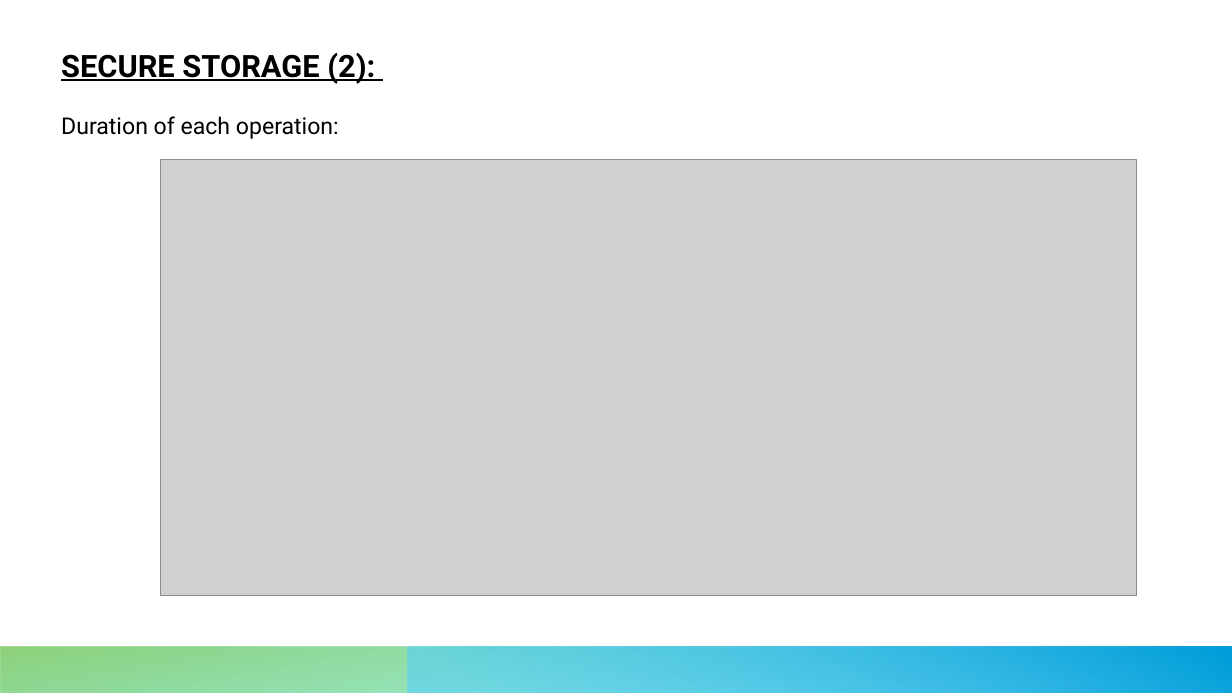
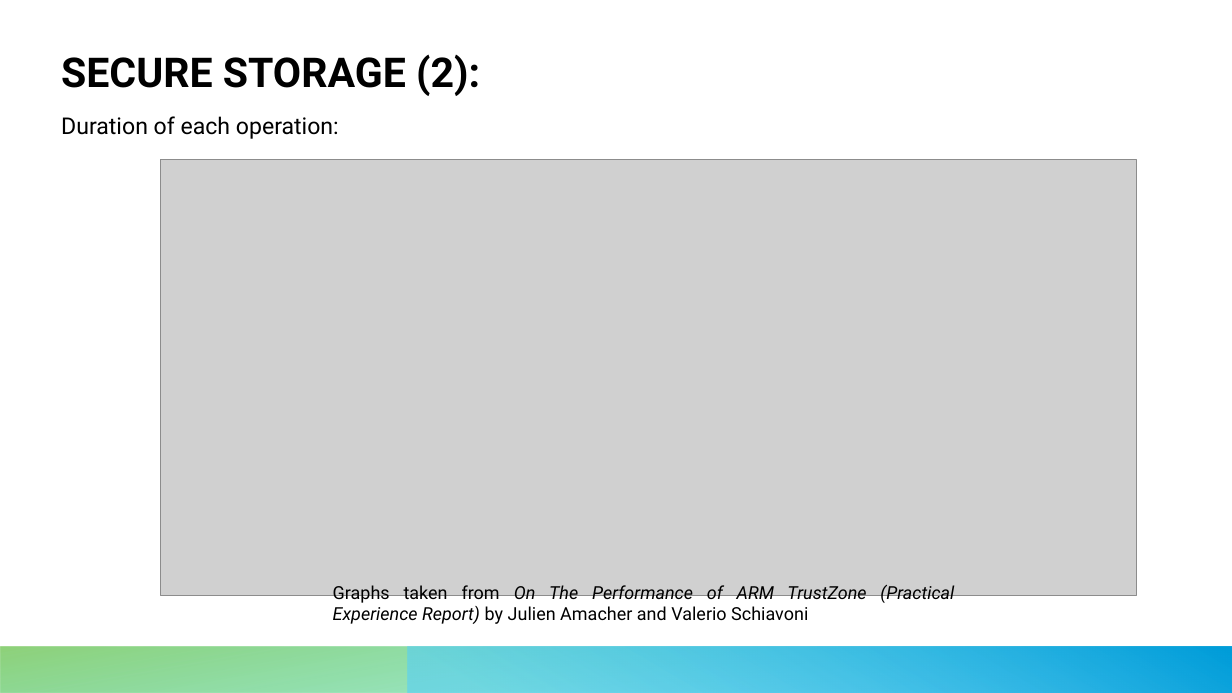
Before and after one commit to leonardopoggiani/Appunti, a slide deck: slide 30 of ComputerArchitecture/Presentazione/Presentazione_2.pptx. Drawn at 1232x693 pixels with LibreOffice and Linux fonts; fonts in the diff are those of the drawing; grey boxes stand for pictures. Boxes give left, top, right and bottom in pixels: in the first picture for what was removed or moved away, otherwise in the second. Text is boxed around its words. In the diff, an @@ line names an element or a change of style, - is before the commit and + after.

```diff
--- a/ComputerArchitecture/Presentazione/Presentazione_2.pptx
+++ b/ComputerArchitecture/Presentazione/Presentazione_2.pptx
@@ text "SECURE STORAGE (2):" at bbox=[61, 54, 480, 96]: size 24 to 32 pt, underline off @@
@@ text added at bbox=[333, 585, 954, 624], 14 pt, text #000000, italic @@
+Graphs taken from On The Performance of ARM TrustZone (Practical Experience Report) by Julien Amacher and Valerio Schiavoni
```
Also in this commit, not shown: 24 other slides changed, 9 slides added, 7 slides removed, 3 other files.
